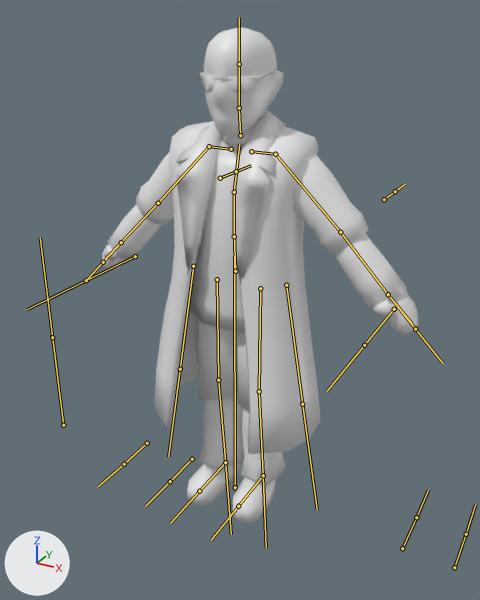
The FBX model Death Follows/Assets/3D Art/Characters/Player/Old-Man-Roll.fbx, before and after one commit.
One viewpoint serves both versions: a 50 mm lens placed at (1.055, -2.062, 1.943), pointed at (0.002, -0.148, 0.985). Arrows for +X, +Y and +Z are at lower left; the lights stay in place. The bones that bend it are drawn over the model as lines.

Objects in the first picture: 'assassin_arms', 'assassin_body', 'assassin_glasses', 'assassin_head'.
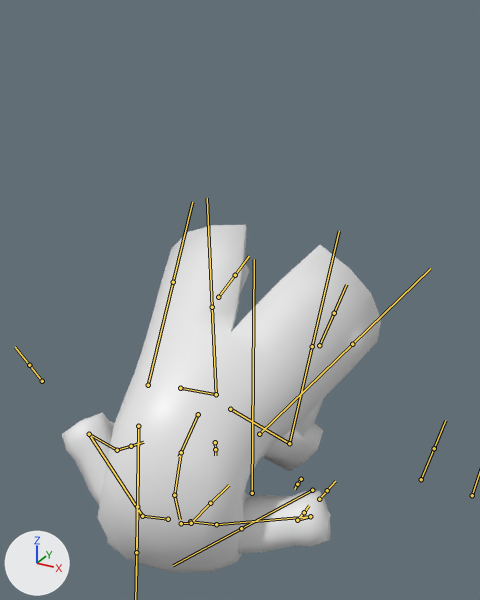
The newer file adds an action. The first version stands in its rest pose; the second is drawn at frame 13 of the action 'player|player|player|playerAction'.

What the commit changed:
Bone 'origin' (bone_origin) moves from (0.0, 0.0, 0.0) to (0.083, 0.0, -0.004).
Bone 'origin' (bone_origin) turns from (0, 0, 0) to (0, -20, 0) degrees about its own x, y and z.
Bone 'hips' (bone_hips) moves from (0.0, 0.0, 0.0) to (0.147, -0.346, 0.428).
Bone 'hips' (bone_hips) turns from (0, 0, 0) to (115, 30, -21) degrees about its own x, y and z.
Bone 'spine' (bone_spine) turns from (0, 0, 0) to (46, 3, -9) degrees about its own x, y and z.
Bone 'chest' (bone_chest) turns from (0, 0, 0) to (42, 2, -8) degrees about its own x, y and z.
Bone 'arm.L' (bone_arm_l) turns from (0, 0, 0) to (58, -62, -63) degrees about its own x, y and z.
Bone 'forearm.L' (bone_forearm_l) turns from (0, 0, 0) to (0, 1, -114) degrees about its own x, y and z.
Bone 'hand.L' (bone_hand_l) turns from (0, 0, 0) to (-13, -20, 21) degrees about its own x, y and z.
Bone 'neck' (bone_neck) turns from (0, 0, 0) to (10, 5, -11) degrees about its own x, y and z.
Bone 'head' (bone_head) turns from (0, 0, 0) to (39, 10, -3) degrees about its own x, y and z.
Bone 'arm.R' (bone_arm_r) turns from (0, 0, 0) to (5, 50, 47) degrees about its own x, y and z.
Bone 'forearm.R' (bone_forearm_r) turns from (0, 0, 0) to (0, -1, 111) degrees about its own x, y and z.
Bone 'hand.R' (bone_hand_r) turns from (0, 0, 0) to (-12, 31, -20) degrees about its own x, y and z.
Bone 'thigh.L' (bone_thigh_l) turns from (0, 0, 0) to (-65, -23, -28) degrees about its own x, y and z.
Bone 'leg.L' (bone_leg_l) turns from (0, 0, 0) to (124, 0, 0) degrees about its own x, y and z.
Bone 'thigh.R' (bone_thigh_r) turns from (0, 0, 0) to (-68, -11, 4) degrees about its own x, y and z.
Bone 'leg.R' (bone_leg_r) turns from (0, 0, 0) to (131, 0, 0) degrees about its own x, y and z.
Bone 'coat.L' (bone_coat_l) moves from (0.0, 0.0, 0.0) to (0.019, -0.013, 0.026).
Bone 'coat.L' (bone_coat_l) turns from (0, 0, 0) to (-3, -8, -12) degrees about its own x, y and z.
Bone 'coat.R' (bone_coat_r) turns from (0, 0, 0) to (-13, 2, 5) degrees about its own x, y and z.
Bone 'foot_IK.L' (bone_foot_ik_l) moves from (0.0, 0.0, 0.0) to (-0.248, -0.112, -0.757).
Bone 'foot_IK.L' (bone_foot_ik_l) turns from (0, 0, 0) to (-178, 16, -12) degrees about its own x, y and z.
Bone 'foot.L' (bone_foot_l) moves from (0.0, 0.0, 0.0) to (-0.024, 0.047, 0.009).
Bone 'foot.L' (bone_foot_l) turns from (0, 0, 0) to (-13, 7, 0) degrees about its own x, y and z.
Bone 'foot_IK.R' (bone_foot_ik_r) moves from (0.0, 0.0, 0.0) to (-0.063, -0.195, -0.865).
Bone 'foot_IK.R' (bone_foot_ik_r) turns from (0, 0, 0) to (-178, 16, -12) degrees about its own x, y and z.
Bone 'foot.R' (bone_foot_r) moves from (0.0, 0.0, 0.0) to (-0.012, -0.001, -0.05).
Bone 'foot.R' (bone_foot_r) turns from (0, 0, 0) to (-3, 8, -1) degrees about its own x, y and z.

What differs and where, as boxes (x1, y1, x2, y2) in the pictures (480 x 600 px):
'assassin_body', posed (70% wider)
    before: (154, 110, 321, 454)
    after: (97, 225, 381, 573)
'assassin_arms', posed
    before: (102, 151, 418, 523)
    after: (62, 264, 331, 553)
'assassin_head', posed (not visible afterwards)
    before: (204, 27, 284, 144)
'assassin_glasses', posed (not visible afterwards)
    before: (200, 68, 277, 92)
bone 'origin', root to tip
    before: (235, 487) to (234, 256)
    after: (252, 493) to (254, 259)
bone 'hips', root to tip
    before: (235, 271) to (234, 232)
    after: (198, 414) to (179, 456)
bone 'spine', root to tip
    before: (234, 236) to (234, 192)
    after: (181, 452) to (174, 495)
bone 'chest', root to tip
    before: (234, 192) to (239, 144)
    after: (174, 495) to (180, 519)
bone 'arm.L', root to tip
    before: (275, 154) to (340, 232)
    after: (216, 524) to (310, 516)
bone 'forearm.L', root to tip
    before: (340, 232) to (388, 294)
    after: (310, 516) to (297, 520)
bone 'hand.L', root to tip
    before: (388, 294) to (412, 323)
    after: (297, 520) to (303, 513)
bone 'neck', root to tip
    before: (240, 135) to (239, 108)
    after: (181, 523) to (191, 523)
bone 'head', root to tip
    before: (239, 108) to (239, 64)
    after: (191, 523) to (210, 503)
bone 'arm.R', root to tip
    before: (209, 146) to (158, 203)
    after: (142, 516) to (89, 434)
bone 'forearm.R', root to tip
    before: (158, 203) to (121, 242)
    after: (89, 434) to (117, 450)
bone 'hand.R', root to tip
    before: (121, 242) to (105, 258)
    after: (117, 450) to (129, 446)
bone 'thigh.L', root to tip
    before: (260, 288) to (259, 391)
    after: (230, 409) to (289, 443)
bone 'leg.L', root to tip
    before: (259, 391) to (263, 475)
    after: (289, 443) to (312, 346)
bone 'thigh.R', root to tip
    before: (217, 279) to (218, 380)
    after: (180, 388) to (216, 394)
bone 'leg.R', root to tip
    before: (218, 380) to (225, 462)
    after: (216, 394) to (212, 307)
bone 'coat.L', root to tip
    before: (286, 285) to (302, 404)
    after: (259, 434) to (352, 344)
bone 'coat.R', root to tip
    before: (193, 266) to (180, 369)
    after: (148, 385) to (173, 282)
bone 'foot_IK.L', root to tip
    before: (263, 475) to (264, 474)
    after: (312, 346) to (311, 347)
bone 'foot.L', root to tip
    before: (263, 475) to (238, 506)
    after: (319, 345) to (334, 313)
bone 'foot_IK.R', root to tip
    before: (225, 462) to (226, 461)
    after: (212, 307) to (211, 308)
bone 'foot.R', root to tip
    before: (225, 462) to (199, 491)
    after: (218, 297) to (235, 275)
